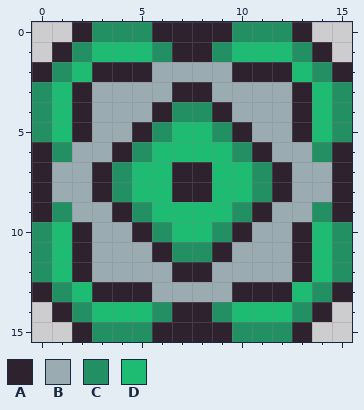
Pixel-art file, stored at entities/selectables/structures/miner/assets/Miner.ase. Above: the version before the commit.
16x16 pixels, 1 frame.
Palette (. is transparent): A #2e222f  B #9babb2  C #239063  D #1ebc73
Pixels before, first column x 0:
 0 ..ACCCAAAACCCA..
 1 .ACDDDCAACDDDCA.
 2 ACDAAABBBBAAADCA
 3 CDABBBBAABBBBADC
 4 CDABBBACCABBBADC
 5 CDABBACDDCABBADC
 6 ACBBACDDDDCABBCA
 7 ABBACDDAADDCABBA
 8 ABBACDDAADDCABBA
 9 ACBBACDDDDCABBCA
10 CDABBACDDCABBADC
11 CDABBBACCABBBADC
12 CDABBBBAABBBBADC
13 ACDAAABBBBAAADCA
14 .ACDDDCAACDDDCA.
15 ..ACCCAAAACCCA..
New version:
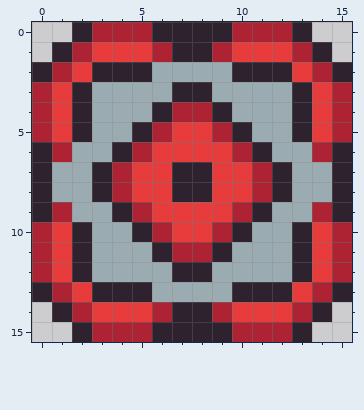
Edits made:
{"colour":"C","old":"#239063","new":"#ae2334"}
{"colour":"D","old":"#1ebc73","new":"#e83b3b"}
